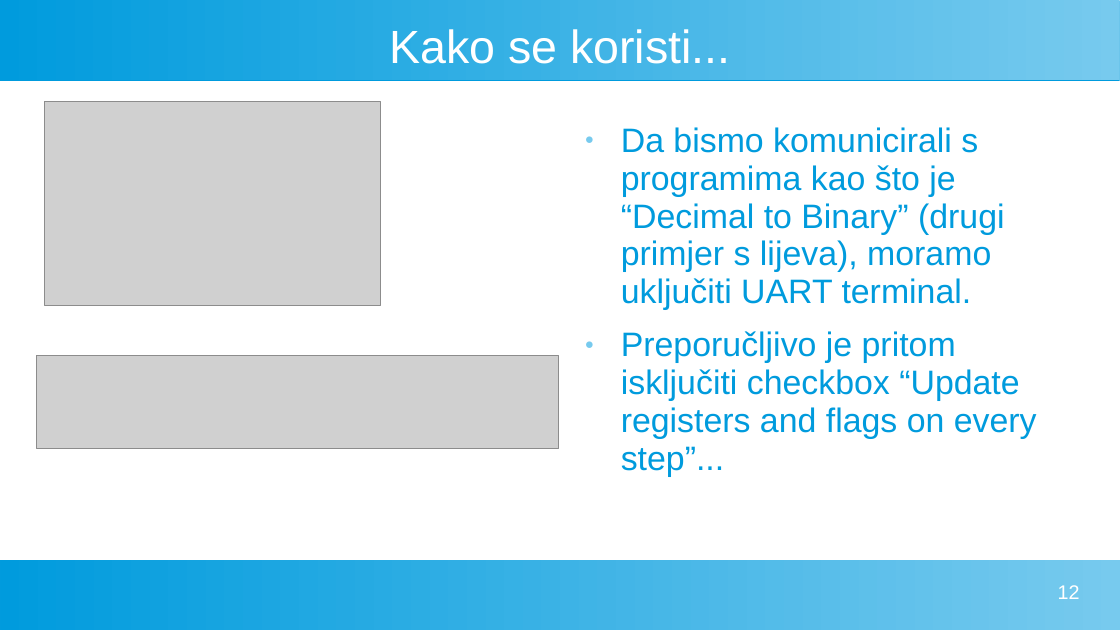
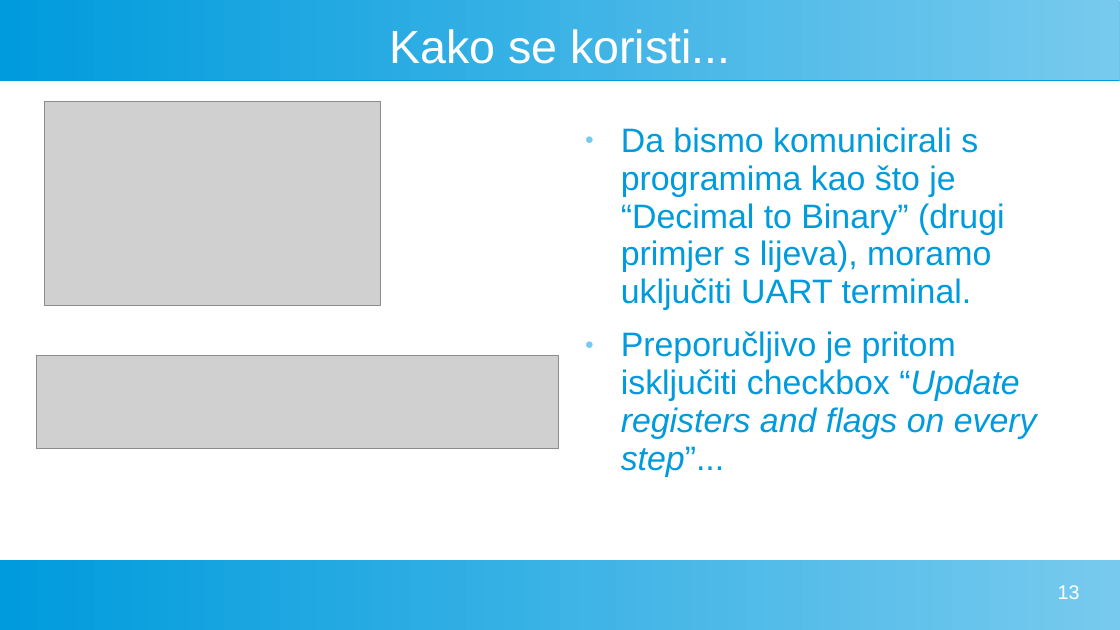
Before and after one commit to FlatAssembler/FlatAssembler.github.io, a slide deck: slide 13 of PicoBlaze/PicoBlaze.ppt (slide 12 before the commit). Drawn at 1120x630 pixels with LibreOffice and Linux fonts; fonts in the diff are those of the drawing; grey boxes stand for pictures. Boxes give left, top, right and bottom in pixels: in the first picture for what was removed or moved away, otherwise in the second. Text is boxed around its words. In the diff, an @@ line names an element or a change of style, - is before the commit and + after.

```diff
--- a/PicoBlaze/PicoBlaze.ppt
+++ b/PicoBlaze/PicoBlaze.ppt
@@ text at (x1=621, y1=331, x2=1037, y2=477): italic on in "“Update registers and flags on every step”..." @@
@@ page number at (x1=1058, y1=585, x2=1080, y2=599): text changed @@
-12
+13
```
Also in this commit, not shown: 4 other slides changed, 2 slides added.
